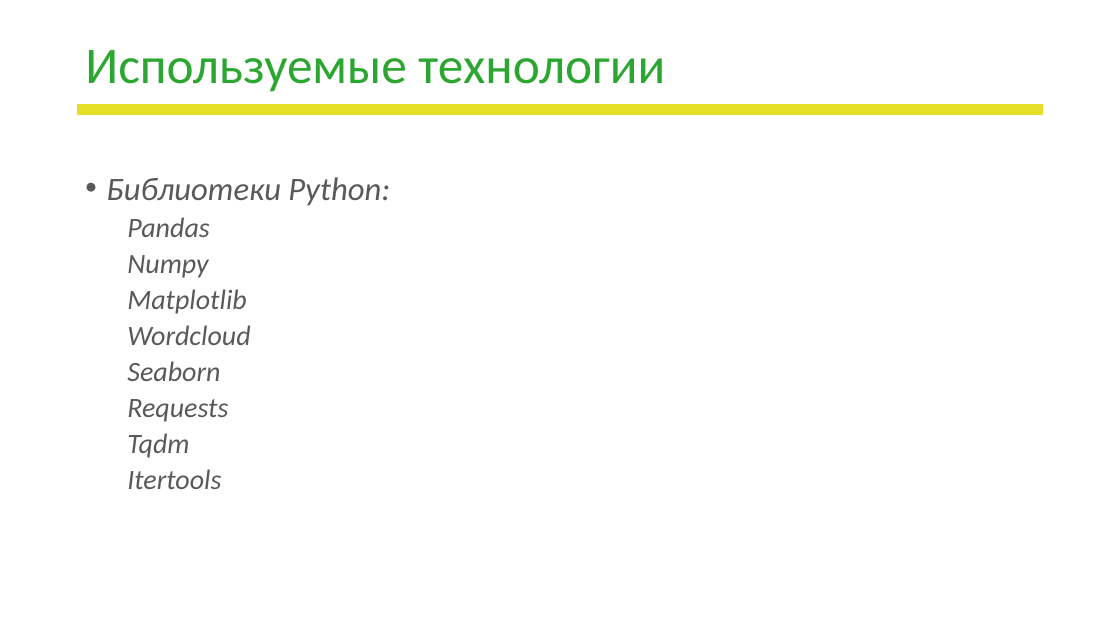
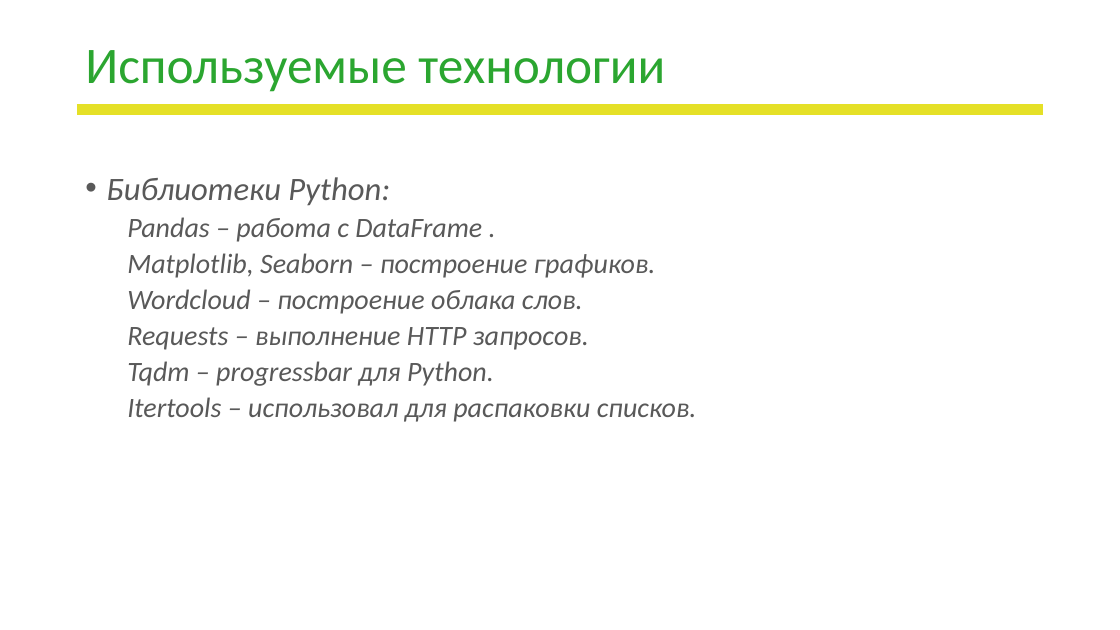
Before and after one commit to LapinGleb/DA_project, a slide deck: slide 13 of Школа_DA_Презентация_проекта.pptx (slide 11 before the commit). Drawn at 1120x630 pixels with LibreOffice and Linux fonts; fonts in the diff are those of the drawing; background and template pictures are left out. Boxes give left, top, right and bottom in pixels: in the first picture for what was removed or moved away, otherwise in the second. Text is boxed around its words. In the diff, an @@ line names an element or a change of style, - is before the commit and + after.

```diff
--- a/Школа_DA_Презентация_проекта.pptx
+++ b/Школа_DA_Презентация_проекта.pptx
@@ text at (127,217,697,422): text changed @@
-  Pandas
-  Numpy
-  Matplotlib
-  Wordcloud
-  Seaborn
-  Requests
-  Tqdm
-  Itertools
+  Pandas – работа с DataFrame .
+  Matplotlib, Seaborn – построение графиков.
+  Wordcloud – построение облака слов.
+  Requests – выполнение HTTP запросов.
+  Tqdm – progressbar для Python.
+  Itertools – использовал для распаковки списков.
```
Also in this commit, not shown: 8 other slides changed, 3 slides added, 1 slide removed, 4 other files.
